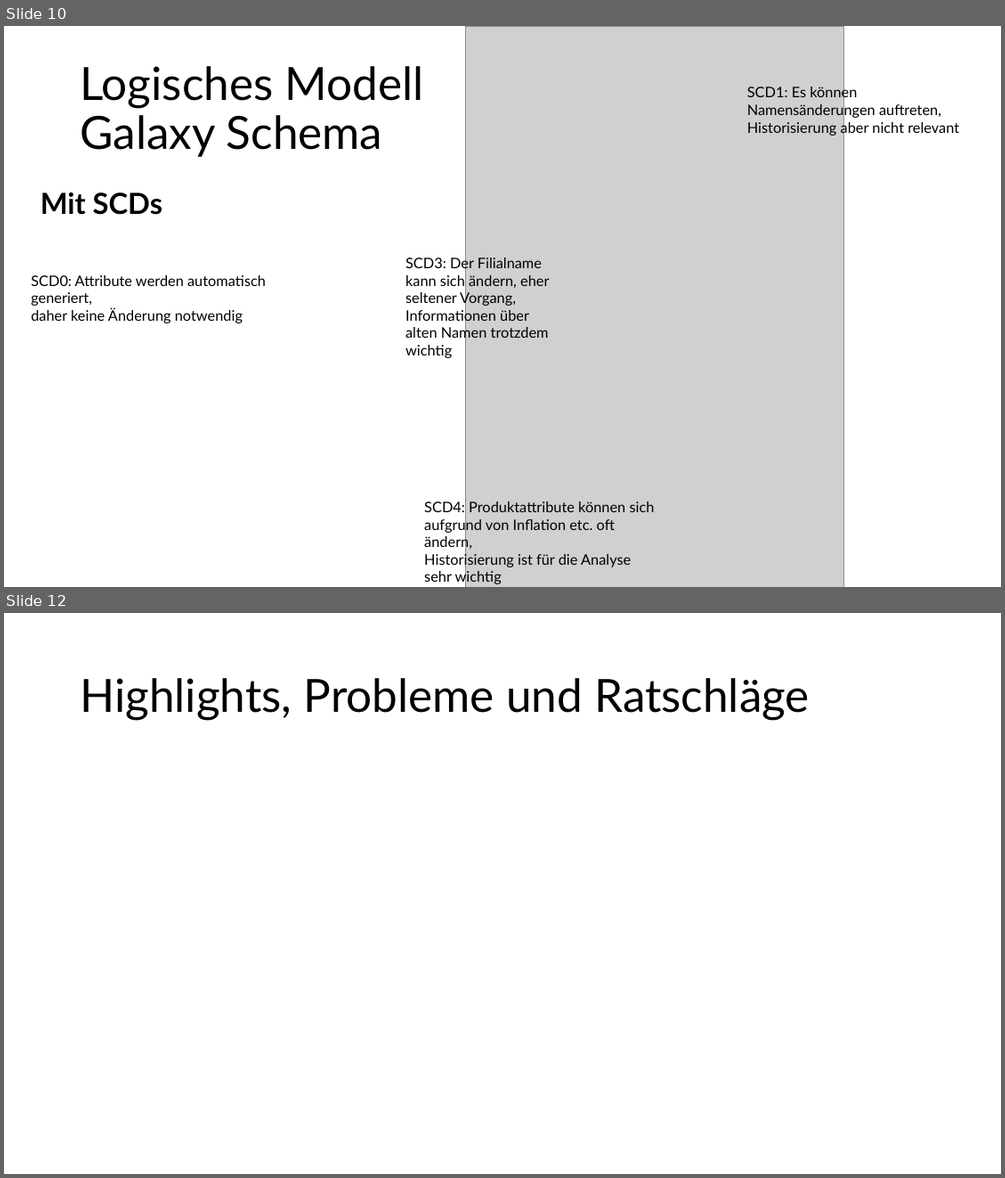
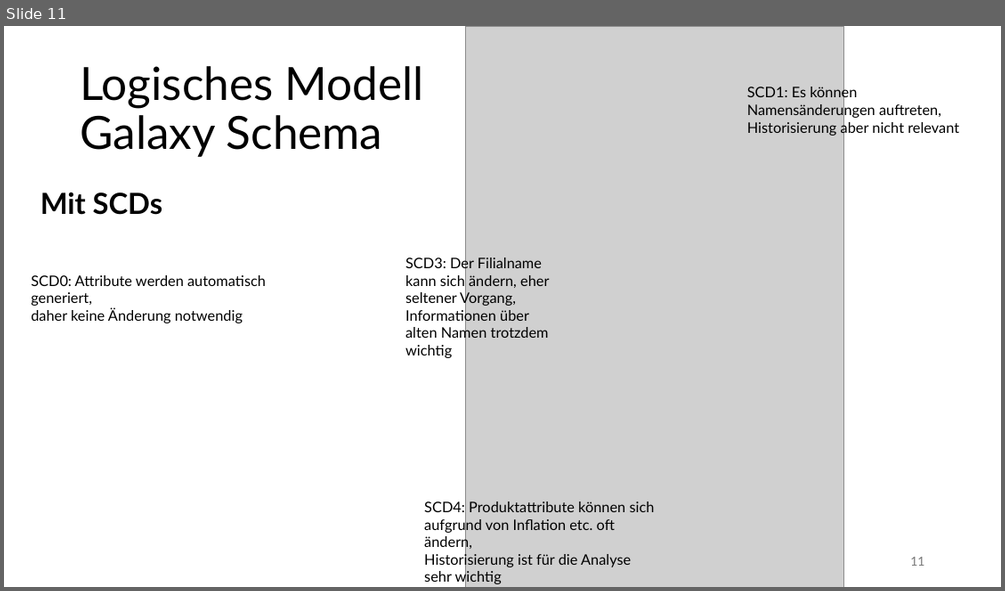
Before and after one commit to Thoerchen/BackZeit, a slide deck: Präsentation/Präsentation.pptx. Shown one above the other, each under a label of ours: slides 10 and 12 before the commit, slide 11 after it; the slides between them are not shown. The pictures are 1005x1178 and 1005x591 pixels, drawn with LibreOffice and Linux fonts; fonts in the diff are those of the drawing; grey boxes stand for pictures. Boxes give left, top, right and bottom in pixels: in the first picture for what was removed or moved away, otherwise in the second. Text is boxed around its words. In the diff, an @@ line names an element or a change of style, - is before the commit and + after.

```diff
--- a/Präsentation/Präsentation.pptx
+++ b/Präsentation/Präsentation.pptx
@@ slide 12 removed at (4,613,1001,1174), background #FFFFFF @@
@@ title removed at (80,678,809,720) @@
-Highlights, Probleme und Ratschläge
@@ what was slide 10 is now slide 11 @@
@@ slide 11 changed as well @@
@@ page number added at (910,556,924,565), 12 pt, text #797979 @@
+11
```
Also in this commit, not shown: 9 other slides changed, 4 slides added, 1 other slide removed.
